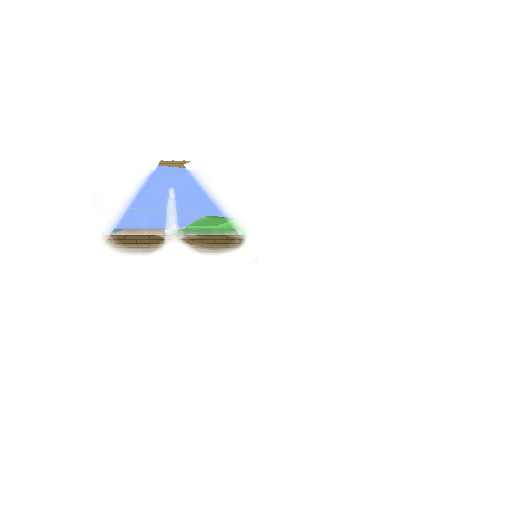
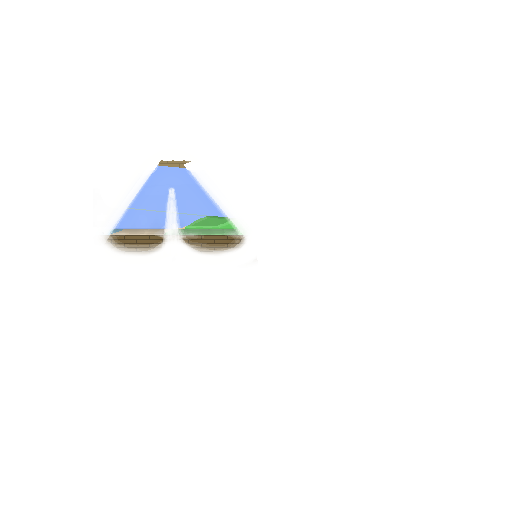
Layers edited between the first and the second w=512, h=512 image:
renamed "Layer 11" to "Layer 10 copy 8", opacity 50% → 100%, painted on it over [100, 170, 249, 256]
hid "Layer 10 copy 7", painted on it over [100, 170, 249, 256]
